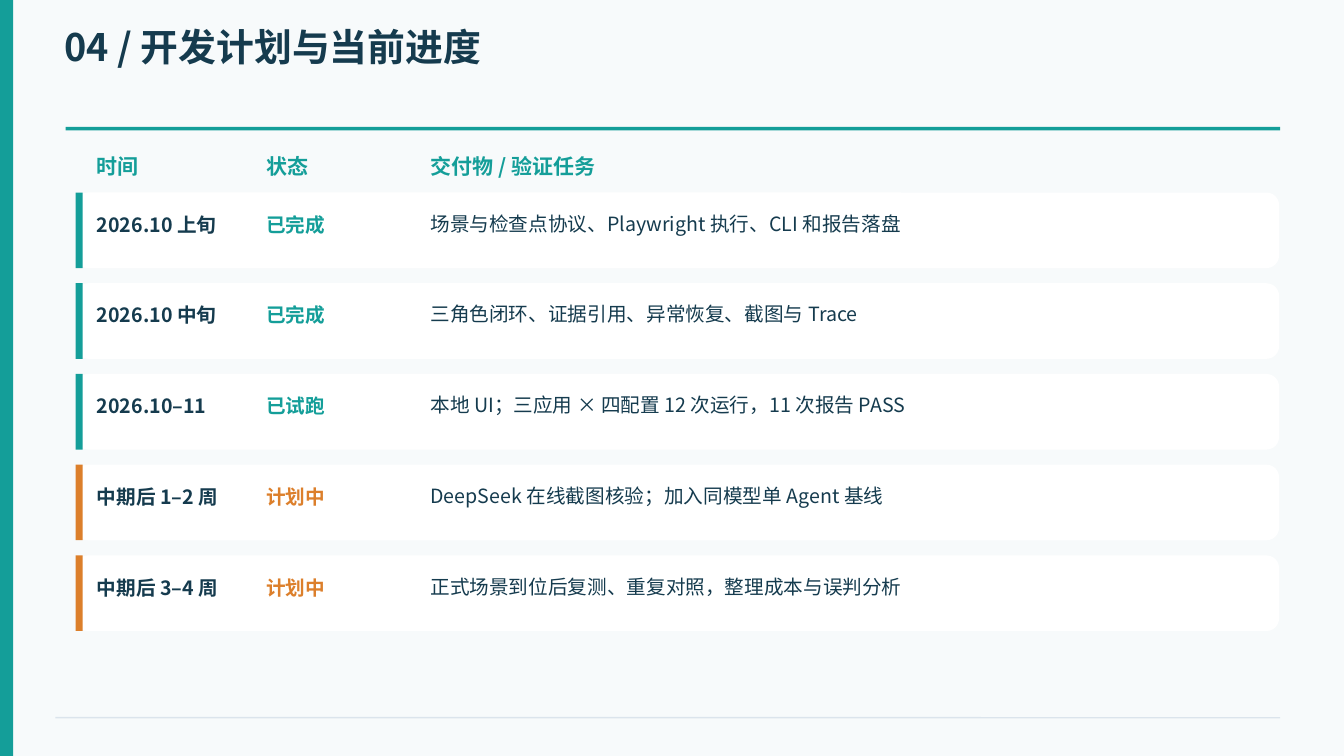
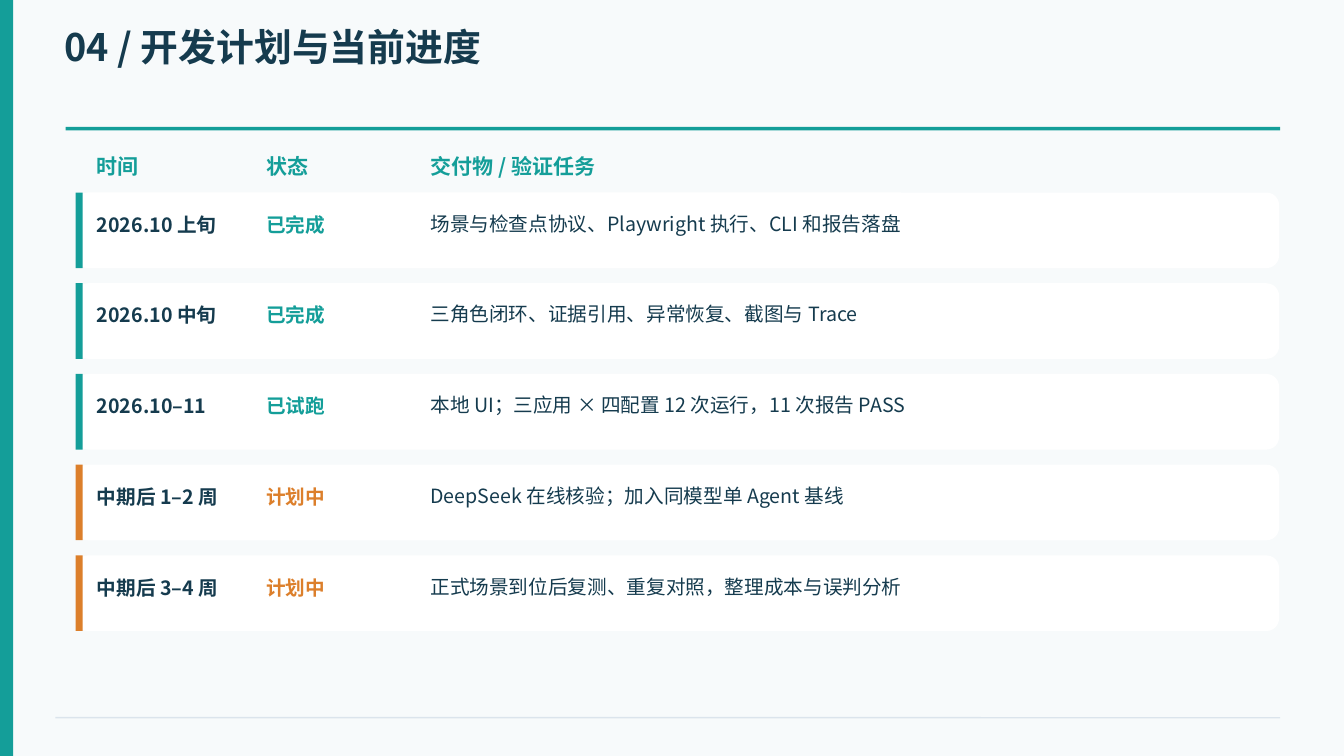
Before and after one commit to LockiYu/WebAppTester, a slide deck: slide 5 of 2-张诗豪组-中期汇报.pptx. Drawn at 1344x756 pixels with LibreOffice and Linux fonts; fonts in the diff are those of the drawing. Boxes give left, top, right and bottom in pixels: in the first picture for what was removed or moved away, otherwise in the second. Text is boxed around its words. In the diff, an @@ line names an element or a change of style, - is before the commit and + after.

```diff
--- a/2-张诗豪组-中期汇报.pptx
+++ b/2-张诗豪组-中期汇报.pptx
@@ text at box(430, 486, 844, 508): text changed @@
-DeepSeek 在线截图核验；加入同模型单 Agent 基线
+DeepSeek 在线核验；加入同模型单 Agent 基线
```
Also in this commit, not shown: 2 other slides changed.
